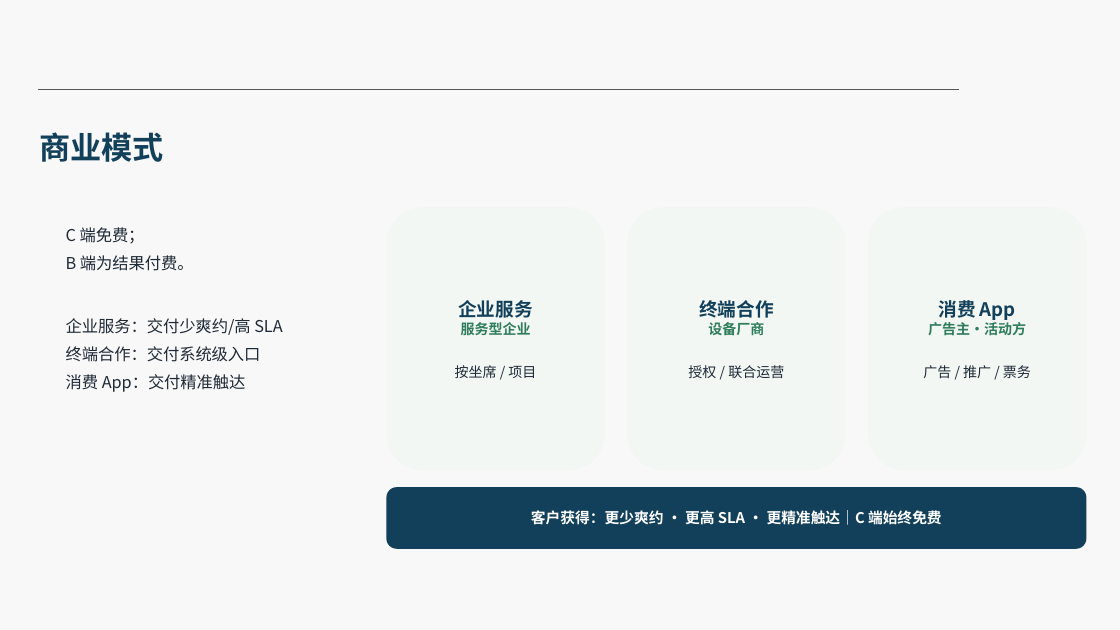
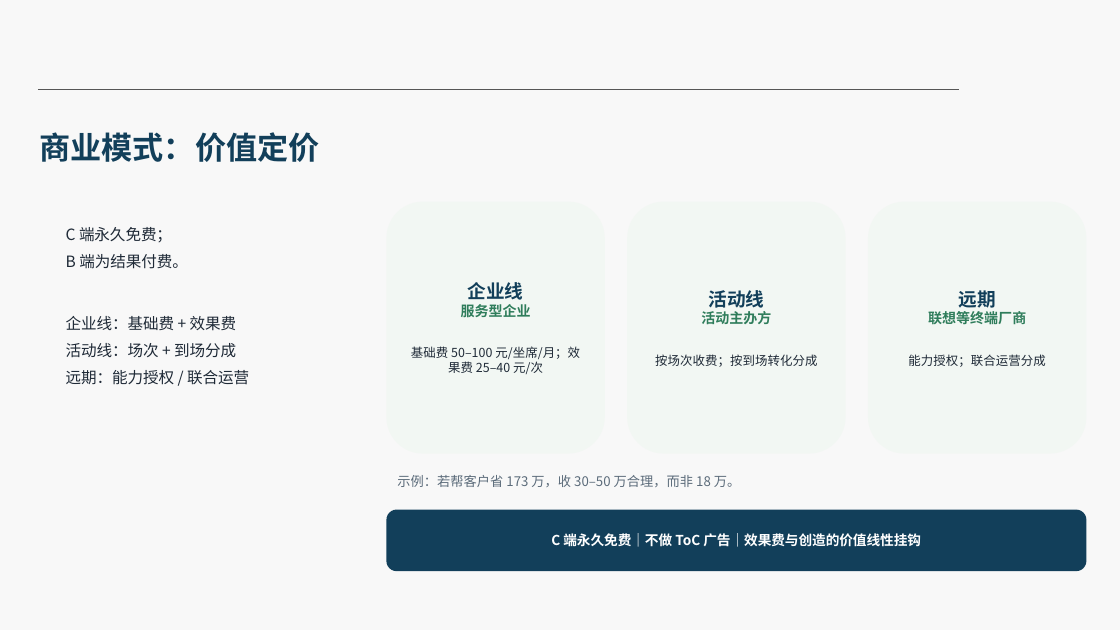
Before and after one commit to murasame9877/lishizhen, a slide deck: slide 13 of docs/2026SDG-Pitch-理时针.pptx. Drawn at 1120x630 pixels with LibreOffice and Linux fonts; fonts in the diff are those of the drawing; background and template pictures are left out. Boxes give left, top, right and bottom in pixels: in the first picture for what was removed or moved away, otherwise in the second. Text is boxed around its words. In the diff, an @@ line names an element or a change of style, - is before the commit and + after.

```diff
--- a/docs/2026SDG-Pitch-理时针.pptx
+++ b/docs/2026SDG-Pitch-理时针.pptx
@@ text at [39, 132, 319, 162]: text changed @@
-商业模式
+商业模式：价值定价
@@ text at [66, 227, 172, 243]: text changed; size 10.5 to 10 pt @@
-C 端免费；
+C 端永久免费；
@@ text at [66, 254, 188, 269]: size 10.5 to 10 pt in "B 端为结果付费。" @@
@@ text at [468, 282, 524, 300]: text changed @@
-企业服务
+企业线
@@ text at [655, 290, 817, 367]: text changed; size 9 to 8 pt; bold off @@
-终端合作
-设备厂商
-授权 / 联合运营
+活动线
+活动主办方
+按场次收费；按到场转化分成
@@ text at [908, 290, 1045, 367]: text changed; size 9 to 8 pt; bold off @@
-消费 App
-广告主·活动方
-广告 / 推广 / 票务
+远期
+联想等终端厂商
+能力授权；联合运营分成
@@ text at [66, 316, 249, 385]: text changed; size 10.5 to 10 pt @@
-企业服务：交付少爽约/高 SLA
-终端合作：交付系统级入口
-消费 App：交付精准触达
+企业线：基础费 + 效果费
+活动线：场次 + 到场分成
+远期：能力授权 / 联合运营
@@ text at [411, 346, 580, 374]: text changed; size 9 to 8 pt @@
-按坐席 / 项目
+基础费 50–100 元/坐席/月；效果费 25–40 元/次
@@ text "示例：若帮客户省 173 万，收 30–50 万合理，而非 ...": place and size @@
-text "示例：若帮客户省 173 万，收 30–50 万合理，而非 ..." at [386, 487, 1086, 549]
+text "示例：若帮客户省 173 万，收 30–50 万合理，而非 ..." at [397, 475, 740, 487]
@@ text "示例：若帮客户省 173 万，收 30–50 万合理，而非 ..." at [397, 475, 740, 487]: vertical alignment middle to top; fill #123F5A to none @@
@@ text at [397, 475, 740, 487]: text changed; size 9.5 to 8.5 pt; text colour #FFFFFF to #5B6B7A; bold off @@
-客户获得：更少爽约 · 更高 SLA · 更精准触达｜C 端始终免费
+示例：若帮客户省 173 万，收 30–50 万合理，而非 18 万。
@@ rounded rectangle added at [386, 510, 1086, 571], fill #123F5A, 8.8 pt, text #FFFFFF, bold @@
+C 端永久免费｜不做 ToC 广告｜效果费与创造的价值线性挂钩
```
Also in this commit, not shown: 13 other slides changed, 3 other files.
